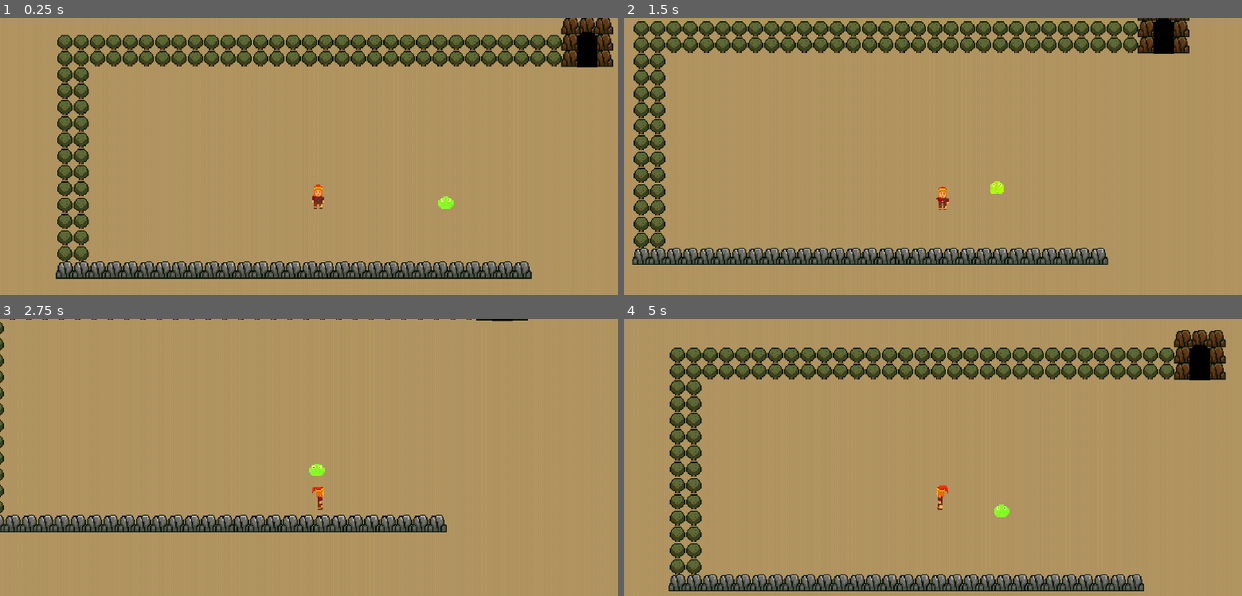
Above: before the commit, frames 1-4 (two rows, left to right).
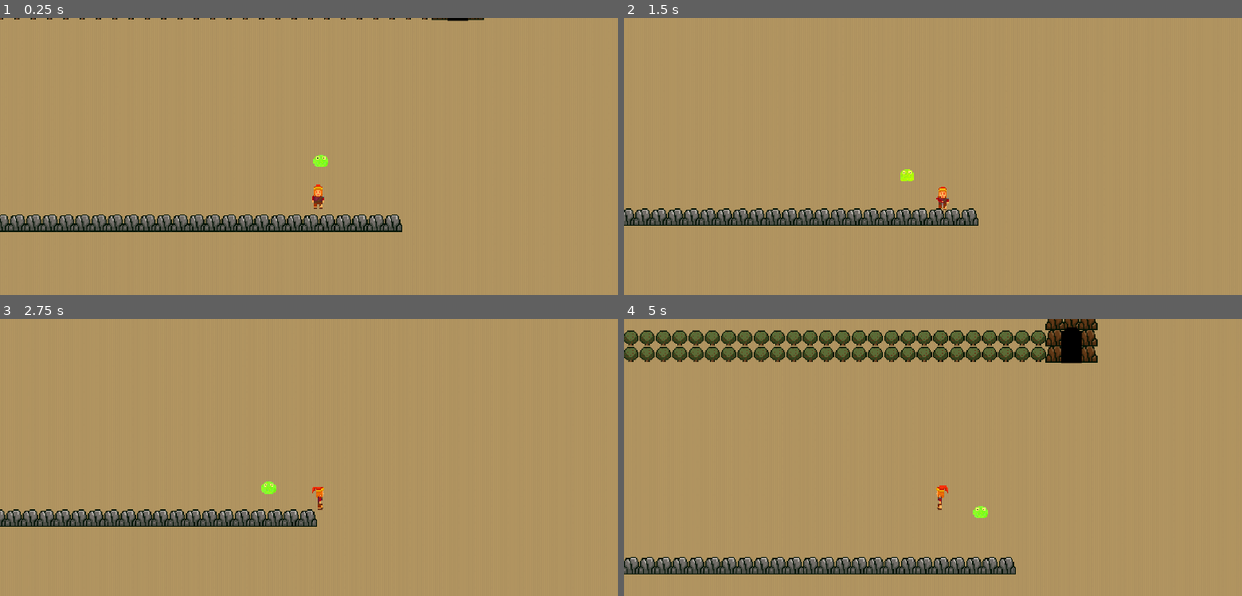
Above: after the commit, the same moments.

Repository: GreatNateDev/The-Adventure-Of-Phoenix
Game: Godot game, scene res://scenes/start.tscn
Two runs of this game, one before a commit and one after it. Both use one fixed random seed, a clock stepped at 60 frames per second and the inputs below.
Inputs:
- Up to frame 1 (0.25 s): no input
- Up to frame 2 (1.5 s): tap Enter (sword) at 0.5, 0.6, 1.35 s; hold D (right) 0.53-1.28 s; hold S (down) from 1.28 s (still down)
- Up to frame 3 (2.75 s): release S (down) at 2.03 s; hold D (right) from 2.03 s (still down); tap Enter (sword) at 2.1 s
- Up to frame 4 (5 s): release D (right) at 2.78 s; hold W (up) 2.78-3.53 s; tap Enter (sword) at 2.85, 3.6, 4.35 s; hold A (left) from 3.53 s (still down)

The runs differ from the first frame. In frame 1, 19% of the frame differs, in the area x 0-100%, y 0-95%; in frame 2, 18%; in frame 3, 5.3%; in frame 4, 22%, in the area x 0-98%, y 0-99%.

Commit message:
change some things

Diff:
--- a/door.tscn
+++ b/door.tscn
@@ -15,3 +15,5 @@
 
 [node name="door_sprite" type="Sprite2D" parent="."]
 texture = ExtResource("1_uxc5x")
+
+[connection signal="body_entered" from="." to="." method="_on_body_entered"]
--- a/scenes/hyrule.tscn
+++ b/scenes/hyrule.tscn
@@ -41,6 +41,7 @@
 metadata/_edit_horizontal_guides_ = [61.0]
 
 [node name="Phoenix" parent="." instance=ExtResource("1_e5orw")]
+position = Vector2(127, 46)
 
 [node name="slime" parent="." instance=ExtResource("2_teeos")]
 position = Vector2(130, 6)
@@ -55,6 +56,7 @@
 layer_1/y_sort_origin = -1
 layer_1/z_index = -5
 layer_1/tile_data = PackedInt32Array(-1900586, 4, 1, -1835050, 4, 1, -1769514, 4, 1, -1703978, 4, 1, -1638442, 4, 1, -1 …(87412 unchanged characters)…
+metadata/_edit_lock_ = true
 
 [node name="Door" type="Sprite2D" parent="."]
 texture_filter = 1
--- a/scripts/phoenix.gd
+++ b/scripts/phoenix.gd
@@ -1,7 +1,7 @@
 extends CharacterBody2D
 var hp = 100
 var speed = 200
-var last_mov = null
+var last_mov = Vector2(0,0)
 var stuck = false
 var power = 1
 @onready var bar = get_node("CanvasLayer/hpbar")
--- a/scripts/slime.gd
+++ b/scripts/slime.gd
@@ -2,7 +2,7 @@
 var speed = 20
 var damage = 10
 var hits = 4
-var kbpwr = 700
+var kbpwr = 2000
 var take_kb = false
 var inv = false
 @onready var player = get_parent().get_node("Phoenix")
@@ -22,13 +22,17 @@
 func _on_player_intersector_area_entered(area:Area2D):
 	if area.name == "sword" and inv == false:
 		hits -= player.power
+		print(hits)
+		print(player.power)
 		print("hit")
 		#knockback("self")
 		inv = true
 		$Timer.start()
+		if hits <= 0:
+			self.queue_free()
 func knockback(who):
 	if who == "player":
-			var kbdir = (player.last_mov - velocity).normalized() *kbpwr
+			var kbdir = (velocity - Vector2(0,0)).normalized() *kbpwr
 			player.velocity = kbdir
 			player.move_and_slide()
 	#elif who == "self":
